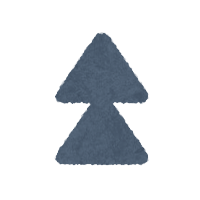
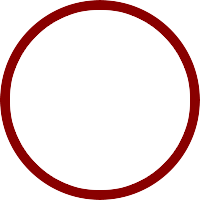
Layered file, before and after one edit (200 x 200). Changes by layer:
hid "arrow13_ff" over [54, 32, 150, 166]